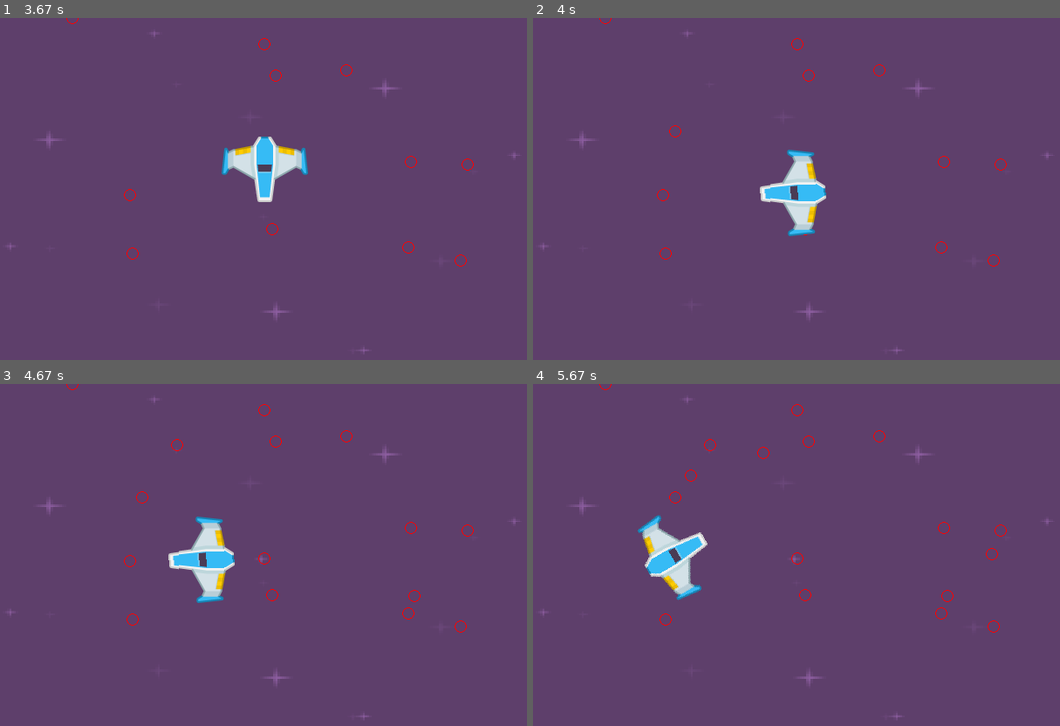
Above: before the commit, frames 1-4 (two rows, left to right).
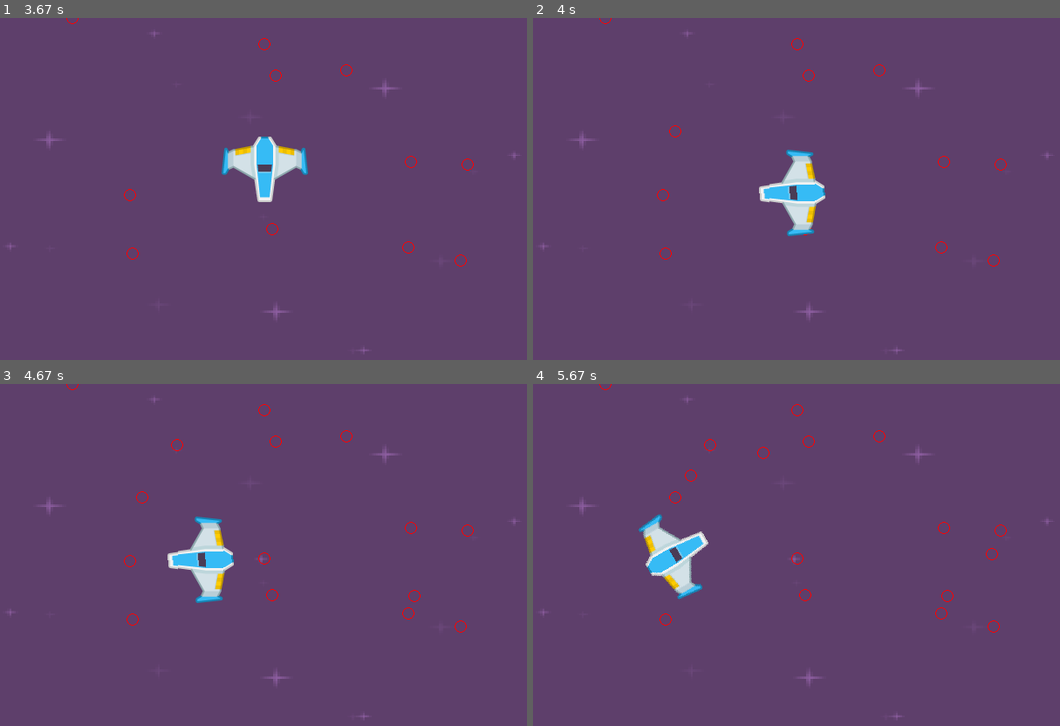
Above: after the commit, the same moments.

Repository: kandrey99/pygame-test
Game: pygame game, started from main.py
Two runs of this game, one before a commit and one after it. Both use one fixed random seed, a clock stepped at 60 frames per second and the inputs below.
Inputs (mouse positions are in pixels of both pictures, inside the frame that each line leads up to):
- Up to frame 1 (3.67 s): click (263, 192) at 0.38 s; click (131, 195) at 0.72 s; click (347, 69) at 1.05 s; click (274, 76) at 1.38 s; click (274, 230) at 1.72 s; click (405, 247) at 2.05 s; click (411, 161) at 2.38 s; click (469, 165) at 2.72 s; click (458, 260) at 3.05 s; click (131, 253) at 3.38 s
- Up to frame 2 (4 s): click (675, 130) at 3.72 s
- Up to frame 3 (4.67 s): click (416, 596) at 4.05 s; click (179, 445) at 4.38 s
- Up to frame 4 (5.67 s): click (991, 555) at 4.72 s; click (691, 476) at 5.05 s; click (764, 452) at 5.38 s

Frame 1 is identical in both runs. In frame 2, 0.3% of the frame differs, in the area x 42-56%, y 38-64%; in frame 3, 0.3%; in frame 4, 0.5%, in the area x 19-34%, y 38-64%.

Commit message:
fix Path

Diff:
--- a/entities.py
+++ b/entities.py
@@ -5,50 +5,7 @@
 from constants import *
 import resources as rc
 import math
-
-
-class Path:
-    """
-    path: list of points
-    velocity: px/s
-    """
-
-    def __init__(self, path, velocity):
-        self._path = path
-        self._velocity = velocity
-        self._index = 0
-        self._prev_point = self._path[self._index]
-        self._next_point = self._path[self._index + 1]
-        self._position = self._prev_point
-        self._last_update = pygame.time.get_ticks()
-        self._step = 10  # ms
-
-    @property
-    def slope(self):
-        return math.atan2(self._next_point[1] - self._position[1],
-                          self._next_point[0] - self._position[0])
-
-    def get_position(self):
-        now = pygame.time.get_ticks()
-        elapsed = now - self._last_update
-        for _ in range(elapsed // self._step):
-            dv = self._step * self._velocity / 1000
-            dx, dy = dv * math.cos(self.slope), dv * math.sin(self.slope)
-            distance = self._get_distance(self._prev_point, self._next_point)
-            distance2 = self._get_distance(self._prev_point, (self._position[0] + dx, self._position[1] + dy))
-            if distance2 > distance:
-                self._index = self._index + 1
-                self._prev_point = self._path[self._index]
-                self._next_point = self._path[self._index + 1]
-                self._position = self._prev_point
-            else:
-                self._position = self._position[0] + dx, self._position[1] + dy
-        self._last_update = now
-        return self._position
-
-    @staticmethod
-    def _get_distance(point1, point2):
-        return math.hypot(point2[0] - point1[0], point2[1] - point1[1])
+from path import Path
 
 
 class Player(Sprite):
--- /dev/null
+++ b/path.py
@@ -0,0 +1,46 @@
+import pygame
+import math
+
+
+class Path:
+    """
+    path: list of points
+    velocity: px/s
+    """
+
+    def __init__(self, path, velocity):
+        self._path = path
+        self._velocity = velocity
+        self._index = 0
+        self._prev_point = self._path[self._index]
+        self._next_point = self._path[self._index + 1]
+        self._position = self._prev_point
+        self._last_update = pygame.time.get_ticks()
+        self._step = 10  # ms
+
+    @staticmethod
+    def _get_distance(point1, point2):
+        return math.hypot(point2[0] - point1[0], point2[1] - point1[1])
+
+    @property
+    def slope(self):
+        return math.atan2(self._next_point[1] - self._position[1],
+                          self._next_point[0] - self._position[0])
+
+    def get_position(self):
+        now = pygame.time.get_ticks()
+        elapsed = now - self._last_update
+        for _ in range(elapsed // self._step):
+            dv = self._step * self._velocity / 1000
+            dx, dy = dv * math.cos(self.slope), dv * math.sin(self.slope)
+            distance = self._get_distance(self._prev_point, self._next_point)
+            distance2 = self._get_distance(self._prev_point, (self._position[0] + dx, self._position[1] + dy))
+            if distance2 >= distance:
+                self._index = self._index + 1
+                self._prev_point = self._path[self._index]
+                self._next_point = self._path[self._index + 1]
+                self._position = self._prev_point
+            else:
+                self._position = self._position[0] + dx, self._position[1] + dy
+        self._last_update = now
+        return self._position
